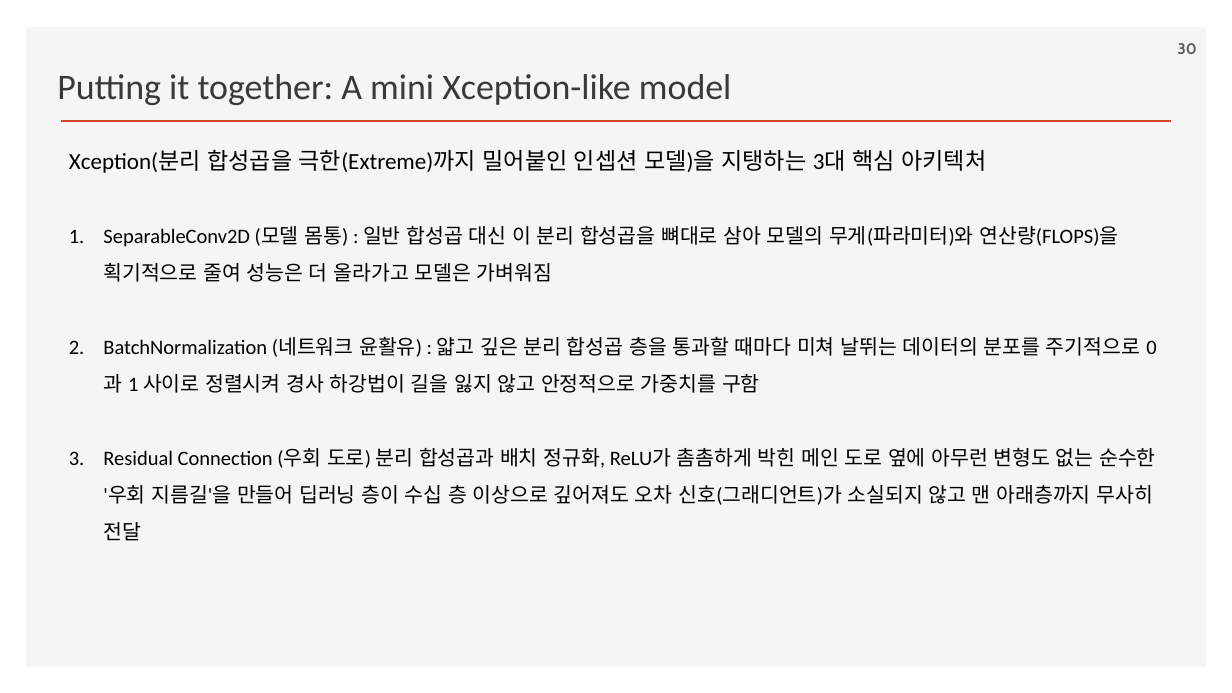
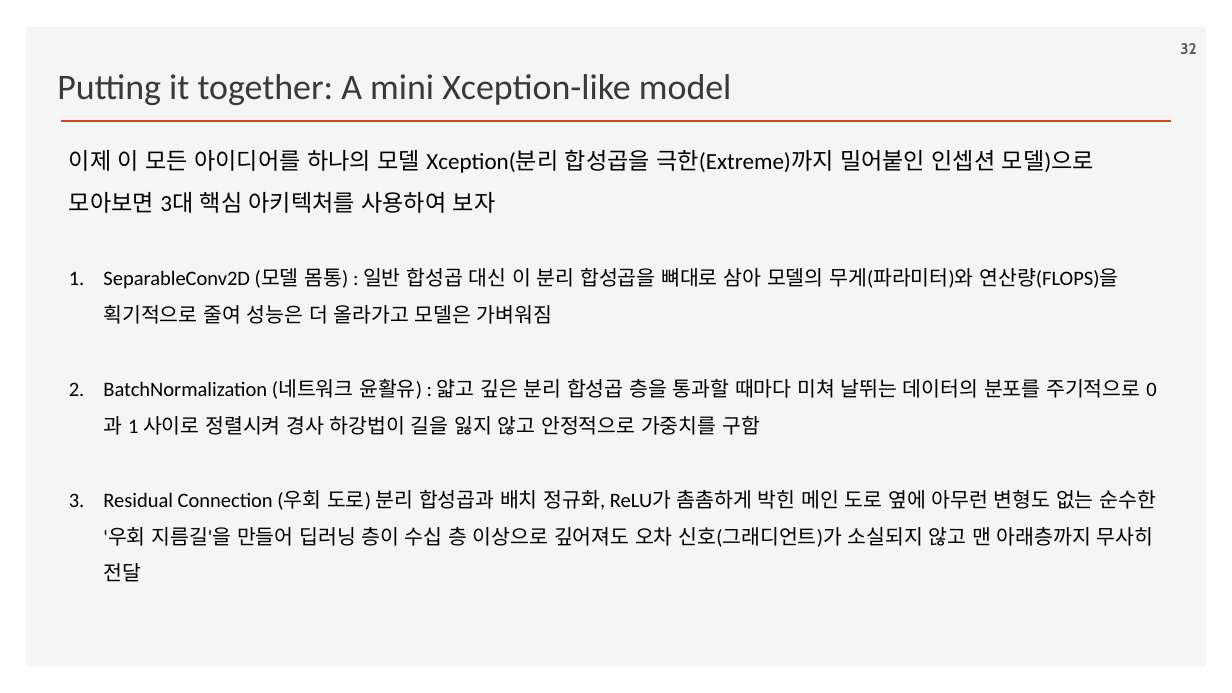
Before and after one commit to ancestor9/2026_Fall_Deep-Learning-with-Python, a slide deck: slide 32 of Chapter 09 ConvNet architecture patterns.pptx (slide 30 before the commit). Drawn at 1232x693 pixels with LibreOffice and Linux fonts; fonts in the diff are those of the drawing; background and template pictures are left out. Boxes give left, top, right and bottom in pixels: in the first picture for what was removed or moved away, otherwise in the second. Text is boxed around its words. In the diff, an @@ line names an element or a change of style, - is before the commit and + after.

```diff
--- a/Chapter 09 ConvNet architecture patterns.pptx
+++ b/Chapter 09 ConvNet architecture patterns.pptx
@@ page number at box(1180, 43, 1196, 54): text changed @@
-30
+32
@@ text at box(69, 149, 1094, 213): text changed @@
-Xception(분리 합성곱을 극한(Extreme)까지 밀어붙인 인셉션 모델)을 지탱하는 3대 핵심 아키텍처
+이제 이 모든 아이디어를 하나의 모델 Xception(분리 합성곱을 극한(Extreme)까지 밀어붙인 인셉션 모델)으로 모아보면 3대 핵심 아키텍처를 사용하여 보자
```
Also in this commit, not shown: 1 other slide changed, 1 slide added.
